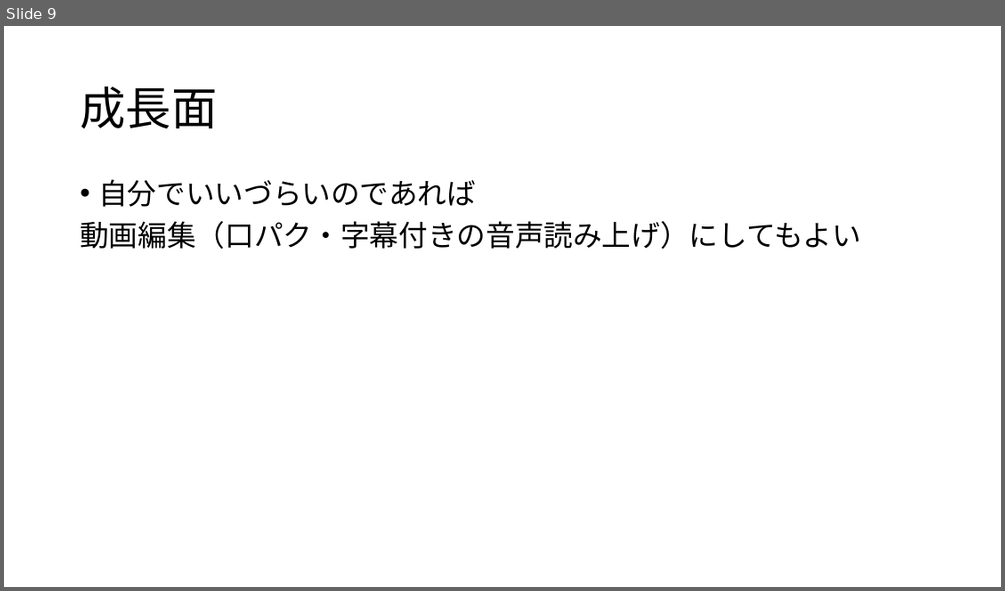
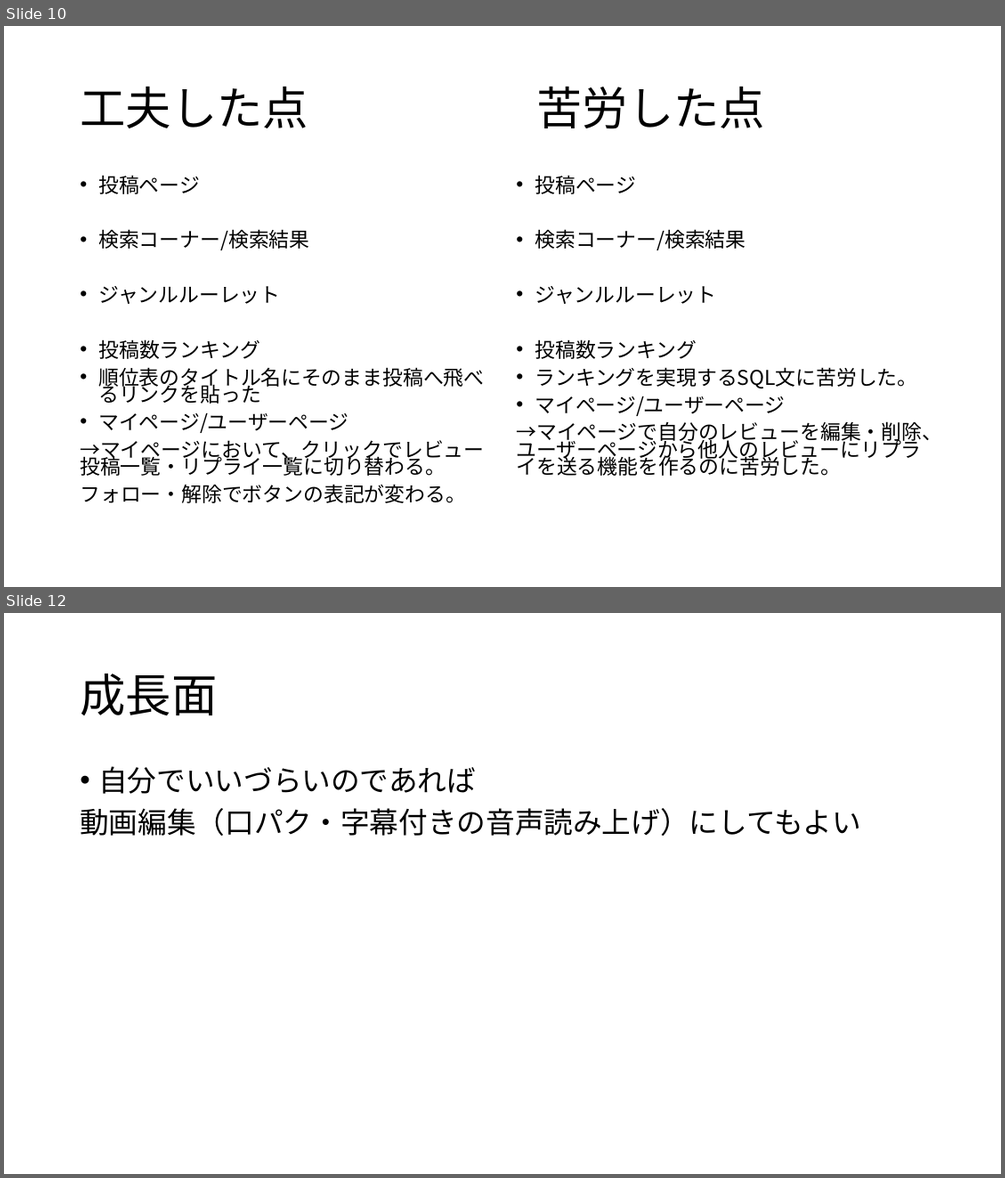
Before and after one commit to dojo2022/B-3, a slide deck: doc/成果発表会プロット.pptx. Shown one above the other, each under a label of ours: slide 9 before the commit, slides 10 and 12 after it; the slides between them are not shown. The pictures are 1005x591 and 1005x1178 pixels, drawn with LibreOffice and Linux fonts; fonts in the diff are those of the drawing. Boxes give left, top, right and bottom in pixels: in the first picture for what was removed or moved away, otherwise in the second. Text is boxed around its words. In the diff, an @@ line names an element or a change of style, - is before the commit and + after.

```diff
--- a/doc/成果発表会プロット.pptx
+++ b/doc/成果発表会プロット.pptx
@@ slide 10 added at (4,26,1001,587), background #FFFFFF @@
@@ title added at (80,87,766,129), 44 pt, text #000000 @@
+工夫した点 苦労した点
@@ text added at (80,175,484,503), 19.6 pt, text #000000 @@
+• 投稿ページ
+• 検索コーナー/検索結果
+• ジャンルルーレット
+• 投稿数ランキング
+• 順位表のタイトル名にそのまま投稿へ飛べるリンクを貼った
+• マイページ/ユーザーページ
+→マイページにおいて、クリックでレビュー投稿一覧・リプライ一覧に切り替わる。
+フォロー・解除でボタンの表記が変わる。
@@ text added at (516,175,942,475), 19.6 pt, text #000000 @@
+• 投稿ページ
+• 検索コーナー/検索結果
+• ジャンルルーレット
+• 投稿数ランキング
+• ランキングを実現するSQL文に苦労した。
+• マイページ/ユーザーページ
+→マイページで自分のレビューを編集・削除、ユーザーページから他人のレビューにリプライを送る機能を作るのに苦労した。
@@ what was slide 9 is now slide 12 @@
```
Also in this commit, not shown: 6 slides changed, 6 other slides added, 2 slides removed, 3 other files.
